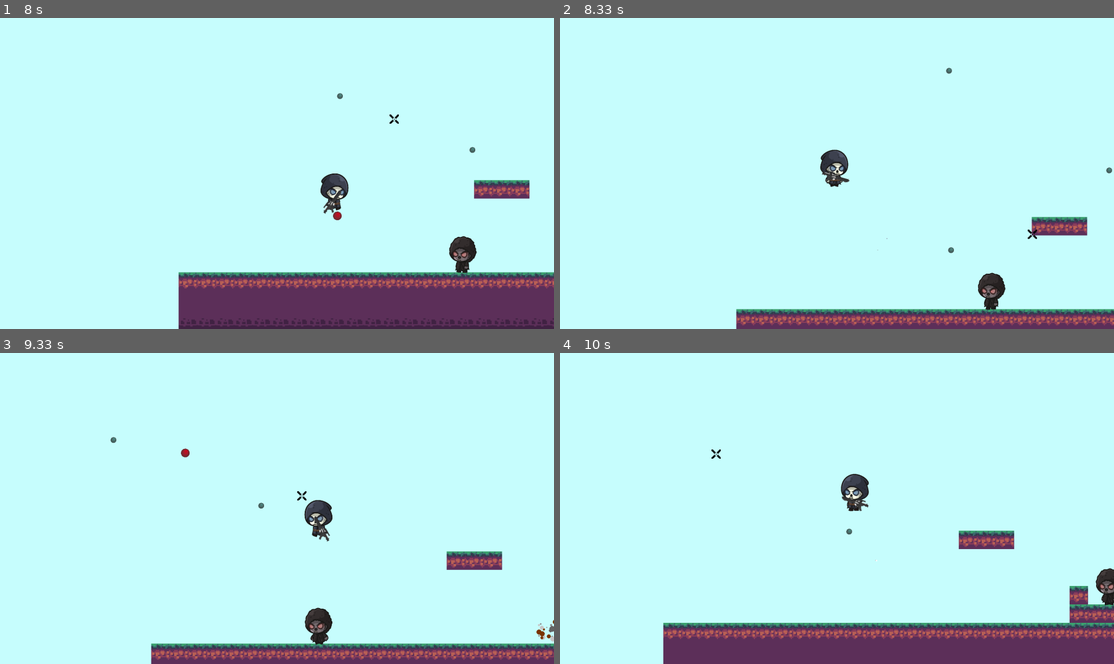
Above: before the commit, frames 1-4 (two rows, left to right).
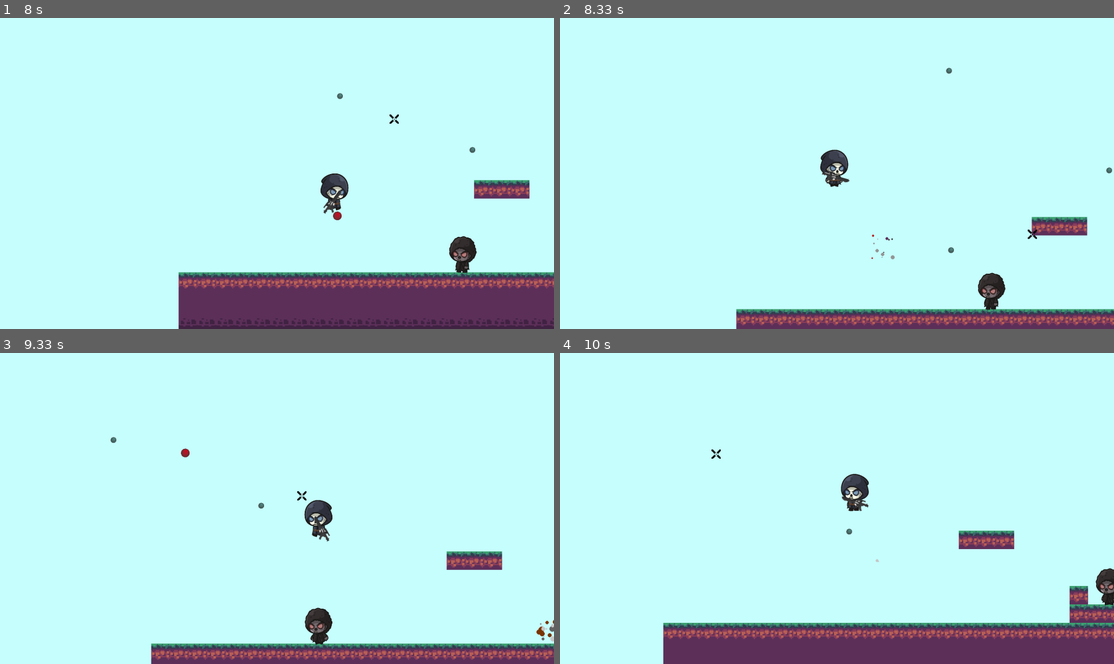
Above: after the commit, the same moments.

Repository: 000Nobody/Pygame-Platformer-Shooter
Game: pygame game, started from main.py
The game is run twice, just before and just after one commit, with the same random seed, the same clock (stepped at 60 frames per second) and the same inputs.
Inputs (mouse positions are in pixels of both pictures, inside the frame that each line leads up to):
- Up to frame 1 (8 s): hold D 0.33-0.8 s; move the mouse to (254, 189) at 0.37 s; hold W 0.83-1.13 s; move the mouse to (454, 164) at 0.87 s; hold D 1.17-1.63 s; move the mouse to (144, 176) at 1.2 s; click (105, 248) at 1.72 s; hold A 2-2.53 s; click (360, 64) at 2.08 s; hold A 2.57-2.97 s; click (343, 201) at 2.65 s; hold W 3-3.37 s; tap Space at 3.07, 3.47, 3.77, 4.13, 4.43, 4.63, 4.93, 5.13, 5.47, 5.77, 5.97, 6.27, 6.53, 6.83, 6.97, 7.37, 7.67 s; click (288, 67) at 3.08 s; hold D 3.4-4.03 s; click (77, 164) at 3.48 s; hold A 4.07-4.53 s; click (282, 207) at 4.15 s; hold D 4.57-5.03 s; click (260, 120) at 4.65 s; hold W 5.07-5.37 s; click (421, 223) at 5.15 s; hold D 5.4-5.87 s; click (188, 70) at 5.48 s; hold A 5.9-6.43 s; click (421, 145) at 5.98 s; hold A 6.47-6.87 s; click (66, 105) at 6.55 s; hold W 6.9-7.27 s; click (476, 148) at 6.98 s; hold D 7.3-7.93 s; click (393, 117) at 7.38 s; hold A from 7.97 s (still down)
- Up to frame 2 (8.33 s): keep holding A; tap Space at 8.03 s; click (1030, 235) at 8.05 s
- Up to frame 3 (9.33 s): tap Space at 8.33, 8.53, 8.83, 9.03 s; release A at 8.43 s; hold D 8.47-8.93 s; click (110, 402) at 8.55 s; hold W 8.97-9.27 s; click (299, 496) at 9.05 s; hold D from 9.3 s (still down)
- Up to frame 4 (10 s): tap Space at 9.37, 9.67, 9.87 s; click (681, 542) at 9.38 s; release D at 9.77 s; hold A from 9.8 s (still down); click (715, 452) at 9.88 s

Frame 1 is identical in both runs. In frame 2, less than 0.1% of the frame differs, in the area x 56-61%, y 69-78%; in frame 3, less than 0.1%, in the area x 97-100%, y 85-93%; in frame 4, less than 0.1%.

Commit message:
Update main.py

Diff:
--- a/main.py
+++ b/main.py
@@ -158,25 +158,7 @@
 			self.movement = [0, 0]
 		self.movement[1] = self.vertical_momentum
 
-		self.collision_types = {'top':False,'bottom':False,'right':False,'left':False}
-		self.rect.x += self.movement[0]
-		hit_list = collision_check(self.rect,tile_rects)
-		for tile in hit_list:
-			if self.movement[0] > 0:
-				self.rect.right = tile.left
-				self.collision_types['right'] = True
-			elif self.movement[0] < 0:
-				self.rect.left = tile.right
-				self.collision_types['left'] = True
-		self.rect.y += self.movement[1]
-		hit_list = collision_check(self.rect,tile_rects)
-		for tile in hit_list:
-			if self.movement[1] > 0:
-				self.rect.bottom = tile.top
-				self.collision_types['bottom'] = True
-			elif self.movement[1] < 0:
-				self.rect.top = tile.bottom
-				self.collision_types['top'] = True
+		self.rect, self.collision_types = move(self.rect, tile_rects, self.movement)
 
 		self.vertical_momentum += gravity_strength
 		if self.vertical_momentum > 50:
@@ -198,7 +180,7 @@
 		particles.clear()
 		enemy_bullets.clear()
 		for enemy_pos in levels[self.level].enemy_pos:
-			enemies.append(Enemy(enemy_pos, 75, 125, 100, 1000, 1000))
+			enemies.append(Enemy(enemy_id_counter, enemy_pos, 75, 125, 100, 1000, 1000))
 		pygame.mixer.music.play(-1)
 		self.health = 100
 		self.living = True
@@ -236,7 +218,7 @@
 		self.level = new_level
 		self.rect.topleft = levels[new_level].player_pos
 		for enemy_pos in levels[new_level].enemy_pos:
-			enemies.append(Enemy(enemy_pos, 75, 125, 100, 1000, 1000))
+			enemies.append(Enemy(enemy_id_counter, enemy_pos, 75, 125, 100, 1000, 1000))
 
 	def looking(self, mousepos):
 		if mousepos[0] <= self.rect.centerx - scroll[0]:
@@ -252,7 +234,8 @@
 		self.frame = frame
 
 class Enemy():
-	def __init__(self, start_pos, width, height, health, pathfind_range, attack_range):
+	def __init__(self, id, start_pos, width, height, health, pathfind_range, attack_range):
+		self.id = id
 		self.start_pos = start_pos
 		self.width = width
 		self.height = height
@@ -290,25 +273,7 @@
 			self.jumping = False
 		self.movement[1] = self.vertical_momentum
 
-		self.collision_types = {'top':False,'bottom':False,'right':False,'left':False}
-		self.rect.x += self.movement[0]
-		hit_list = collision_check(self.rect,tile_rects)
-		for tile in hit_list:
-			if self.movement[0] > 0:
-				self.rect.right = tile.left
-				self.collision_types['right'] = True
-			elif self.movement[0] < 0:
-				self.rect.left = tile.right
-				self.collision_types['left'] = True
-		self.rect.y += self.movement[1]
-		hit_list = collision_check(self.rect,tile_rects)
-		for tile in hit_list:
-			if self.movement[1] > 0:
-				self.rect.bottom = tile.top
-				self.collision_types['bottom'] = True
-			elif self.movement[1] < 0:
-				self.rect.top = tile.bottom
-				self.collision_types['top'] = True
+		self.rect, self.collision_types = move(self.rect, tile_rects + [enemy.rect for enemy in enemies if enemy.id != self.id], self.movement)
 
 		self.vertical_momentum += gravity_strength
 		if self.vertical_momentum > 50:
@@ -370,8 +335,9 @@
 					self.moving_right = True
 					self.moving_left = False
 		if self.collision_types['left'] or self.collision_types['right']:
-			self.jumping = True
-
+			for enemy in enemies:
+				if not self.rect.colliderect(enemy.rect):
+					self.jumping = True
 
 	def looking(self):
 		if self.moving_right:
@@ -429,7 +395,6 @@
 		self.y += math.sin(self.angle) * self.vel
 
 	def draw(self):
-		global projectile_img
 		self.rect = pygame.Rect(self.x - self.radius, self.y - self.radius, self.radius * 2, self.radius * 2)
 		self.image = pygame.transform.scale(self.image, (self.radius * 2, self.radius * 2))
 		display.blit(self.image, (int(self.x - scroll[0] - self.radius), int(self.y - scroll[1] - self.radius)))
@@ -476,14 +441,16 @@
 		pygame.draw.circle(display, self.color, (int(self.x - scroll[0]), int(self.y - scroll[1])), int(self.radius))
 
 # Create classes
-levels = {'tutorial':Level(0, [600, 600], [(1600, 300)]), 'level1':Level(1, [600, 600], [800, 300])}
+levels = {'tutorial':Level(0, [600, 600], [(1600, 300), (2000, 400)]), 'level1':Level(1, [600, 600], [800, 300])}
 for level in levels:
 	levels[level].load_map()
 
-player = Player(75, 125, 10, 28, 100)
-
+player = Player(75, 125, 10, 28, 1000000000000)
+
+enemy_id_counter = 0
 for enemy_pos in levels[player.level].enemy_pos:
-	enemies.append(Enemy(enemy_pos, 75, 125, 100, 1000, 1000))
+	enemy_id_counter += 1
+	enemies.append(Enemy(enemy_id_counter, enemy_pos, 75, 125, 100, 1000, 1000))
 
 gun = Gun(gun_img)
 
@@ -496,13 +463,35 @@
 				hit_list.append(tile)
 	return hit_list
 
+def move(rect, tiles, movement):
+	collision_types = {'top':False,'bottom':False,'right':False,'left':False}
+	rect.x += movement[0]
+	hit_list = collision_check(rect, tile_rects)
+	for tile in hit_list:
+		if movement[0] > 0:
+			rect.right = tile.left
+			collision_types['right'] = True
+		elif movement[0] < 0:
+			rect.left = tile.right
+			collision_types['left'] = True
+	rect.y += movement[1]
+	hit_list = collision_check(rect, tile_rects)
+	for tile in hit_list:
+		if movement[1] > 0:
+			rect.bottom = tile.top
+			collision_types['bottom'] = True
+		elif movement[1] < 0:
+			rect.top = tile.bottom
+			collision_types['top'] = True
+
+	return rect, collision_types
+
 def update_cursor(mousepos):
 	cursor_rect = cursor.get_rect()
 	cursor_rect.center = mousepos
 	display.blit(cursor, cursor_rect)
 
 def draw():
-
 	display.fill((200,255,255))
 
 	# display.blit(cloudsback, (0 - scroll[0]*0.8 - 500, 0 - scroll[1]*0.8 - 200))
@@ -592,13 +581,15 @@
 			bullet.update()
 			for enemy in enemies:
 				if bullet.rect.colliderect(enemy.rect):
-					bullets.remove(bullet)
+					if bullet in bullets:
+						bullets.remove(bullet)
 					enemy.health -= bullet.damage
 					enemy_hit_sound.play()
 					for i in range(8):
 						particles.append(Particle(bullet.x, bullet.y, [(50, 50, 50), (180, 30, 30), (180, 30, 30), (150, 150, 150), (100, 0, 0)], -25, 25, -50, 0, 3, 10, 0.4, 0.2))
 			if bullet.collision_types['top'] or bullet.collision_types['bottom'] or bullet.collision_types['right'] or bullet.collision_types['left']:
-				bullets.remove(bullet)
+				if bullet in bullets:
+					bullets.remove(bullet)
 				explosion_sound.play()
 				if bullet.collision_types['top']:
 					for i in range(20):
@@ -620,13 +611,15 @@
 		if len(enemy_bullets) <= 30:
 			bullet.update()
 			if bullet.rect.colliderect(player.rect):
+				if bullet in enemy_bullets:
+					enemy_bullets.remove(bullet)
 				player.health -= bullet.damage
 				player_hit_sound.play()
-				for i in range(10):
-					particles.append(Particle(bullet.x, bullet.y, [(50, 50, 50), (180, 30, 30), (150, 150, 150), (94, 49, 91)], -25, 25, -50, 0, 3, 10, 0.4, 0.2))
-				enemy_bullets.remove(bullet)
-			if bullet.collision_types['top'] or bullet.collision_types['bottom'] or bullet.collision_types['right'] or bullet.collision_types['left']:
-				enemy_bullets.remove(bullet)
+				for i in range(20):
+					particles.append(Particle(bullet.x, bullet.y, [(50, 50, 50), (180, 30, 30), (150, 150, 150), (94, 49, 91)], -25, 25, -50, 0, 4, 15, 0.4, 0.2))
+			if bullet.collision_types['top'] or bullet.collision_types['bottom'] or bullet.collision_types['right'] or bullet.collision_types['left'] and not bullet.rect.colliderect(player.rect):
+				if bullet in enemy_bullets:
+					enemy_bullets.remove(bullet)
 				explosion_sound.play()
 				if bullet.collision_types['top']:
 					for i in range(23):
@@ -667,4 +660,4 @@
 	gun.update()
 	draw()
 
-	print(clock.get_fps())
+	# print(clock.get_fps())
